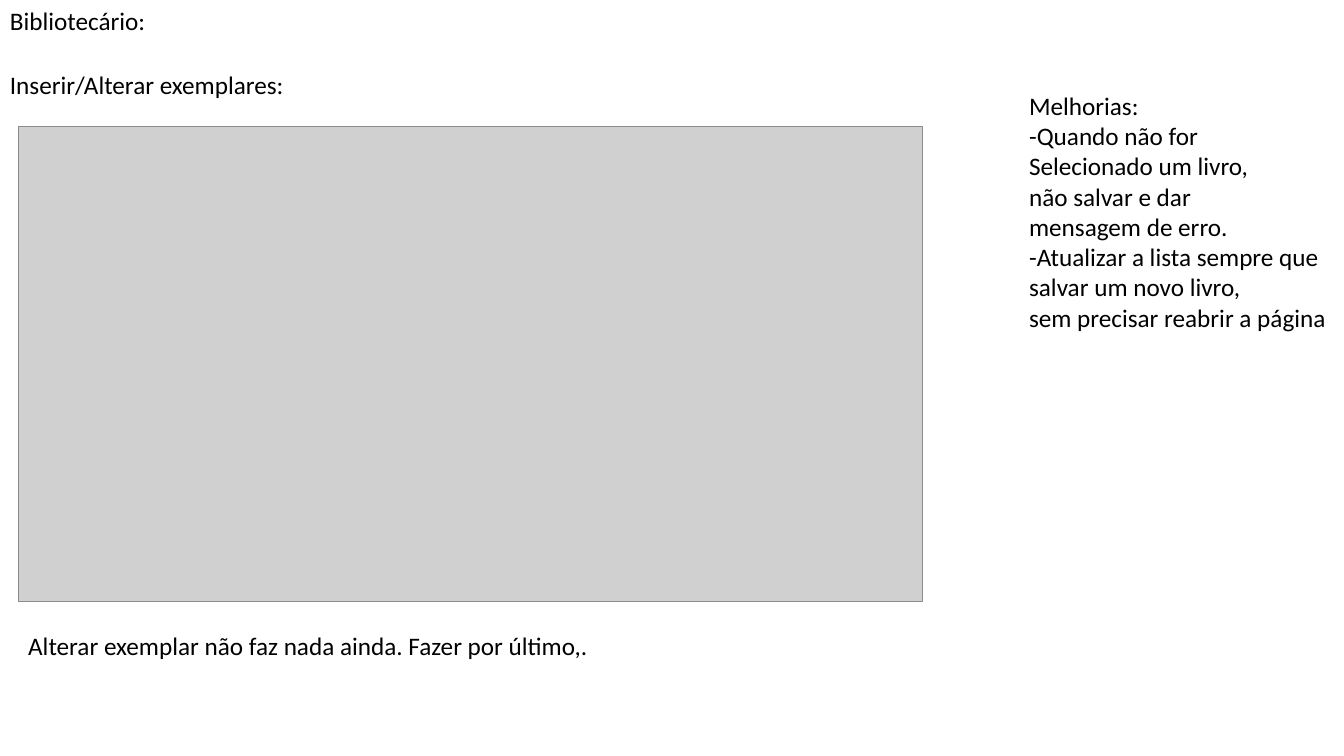
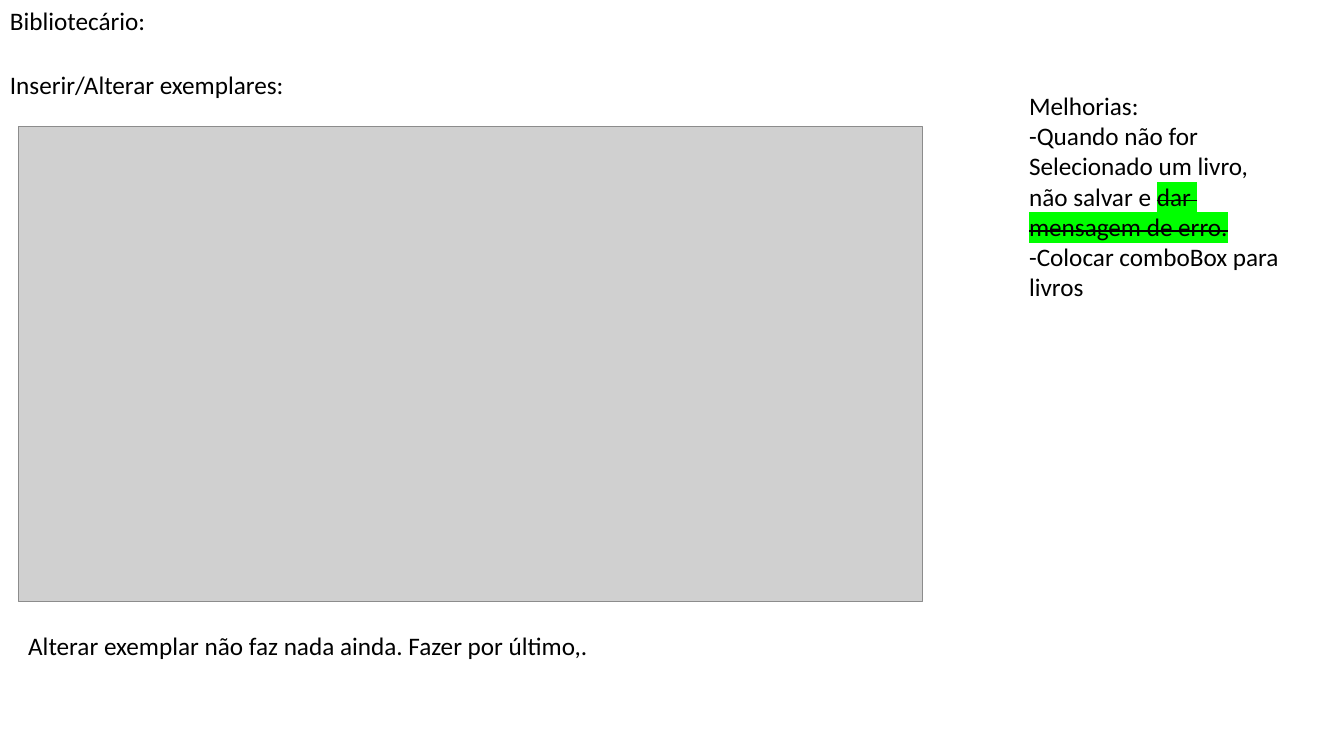
Before and after one commit to glattanz/Prog-III, a slide deck: slide 2 of telas.pptx. Drawn at 1344x756 pixels with LibreOffice and Linux fonts; fonts in the diff are those of the drawing; grey boxes stand for pictures. Boxes give left, top, right and bottom in pixels: in the first picture for what was removed or moved away, otherwise in the second. Text is boxed around its words. In the diff, an @@ line names an element or a change of style, - is before the commit and + after.

```diff
--- a/telas.pptx
+++ b/telas.pptx
@@ text at (x1=1029, y1=188, x2=1227, y2=241): highlight none to #00FF00, strikethrough on in "dar", "mensagem de erro." @@
@@ text at (x1=1029, y1=248, x2=1279, y2=297): text changed @@
--Atualizar a lista sempre que
-salvar um novo livro,
-sem precisar reabrir a página
+-Colocar comboBox para
+livros
```
Also in this commit, not shown: 2 other slides changed, 15 other files.
